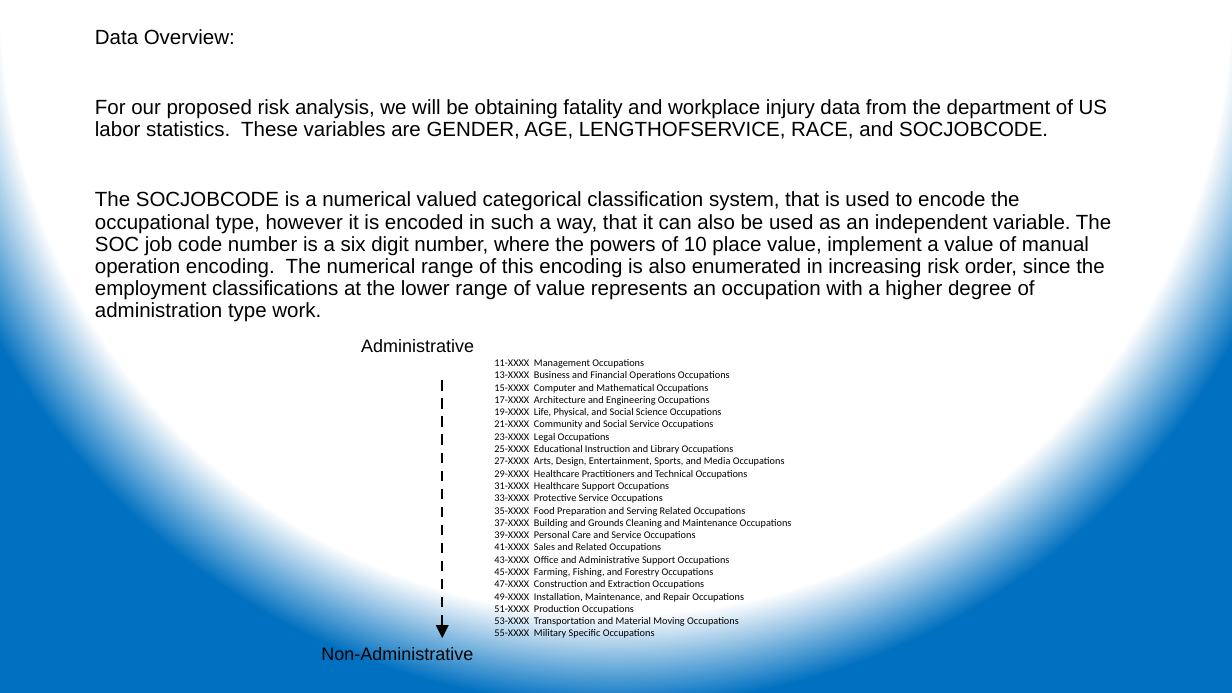
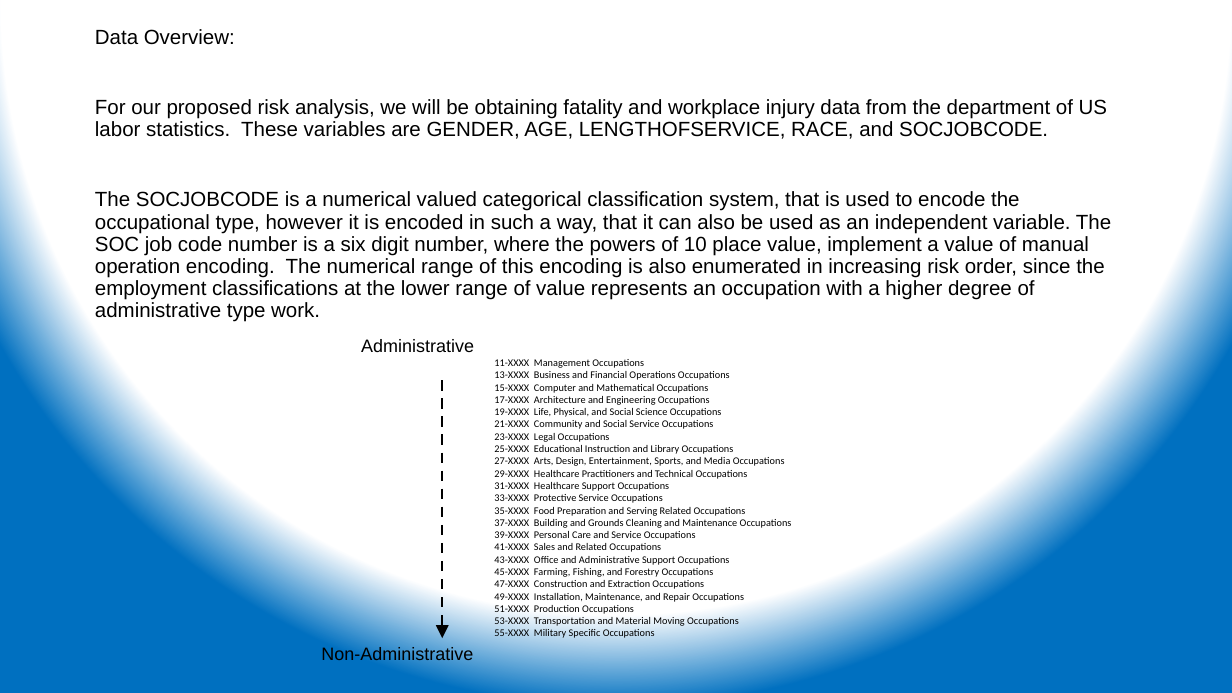
Before and after one commit to ehsintegration/yfd-phd-bls-data, a slide deck: slide 7 of D2-documentation/YennyF.Diaz-Risk Percep &Injuries_CommitteeUdate 04-10-21.pptx. Drawn at 1232x693 pixels with LibreOffice and Linux fonts; fonts in the diff are those of the drawing. Boxes give left, top, right and bottom in pixels: in the first picture for what was removed or moved away, otherwise in the second. Text is boxed around its words. In the diff, an @@ line names an element or a change of style, - is before the commit and + after.

```diff
--- a/D2-documentation/YennyF.Diaz-Risk Percep &Injuries_CommitteeUdate 04-10-21.pptx
+++ b/D2-documentation/YennyF.Diaz-Risk Percep &Injuries_CommitteeUdate 04-10-21.pptx
@@ text at [95,191,1111,322]: text changed @@
-The SOCJOBCODE is a numerical valued categorical classification system, that is used to encode the occupational type, however it is encoded in such a way, that it can also be used as an independent variable. The SOC job code number is a six digit number, where the powers of 10 place value, implement a value of manual operation encoding. The numerical range of this encoding is also enumerated in increasing risk order, since the employment classifications at the lower range of value represents an occupation with a higher degree of administration type work.
+The SOCJOBCODE is a numerical valued categorical classification system, that is used to encode the occupational type, however it is encoded in such a way, that it can also be used as an independent variable. The SOC job code number is a six digit number, where the powers of 10 place value, implement a value of manual operation encoding. The numerical range of this encoding is also enumerated in increasing risk order, since the employment classifications at the lower range of value represents an occupation with a higher degree of administrative type work.
```
Also in this commit, not shown: 1 other slide changed, 1 slide added, 1 other file.
